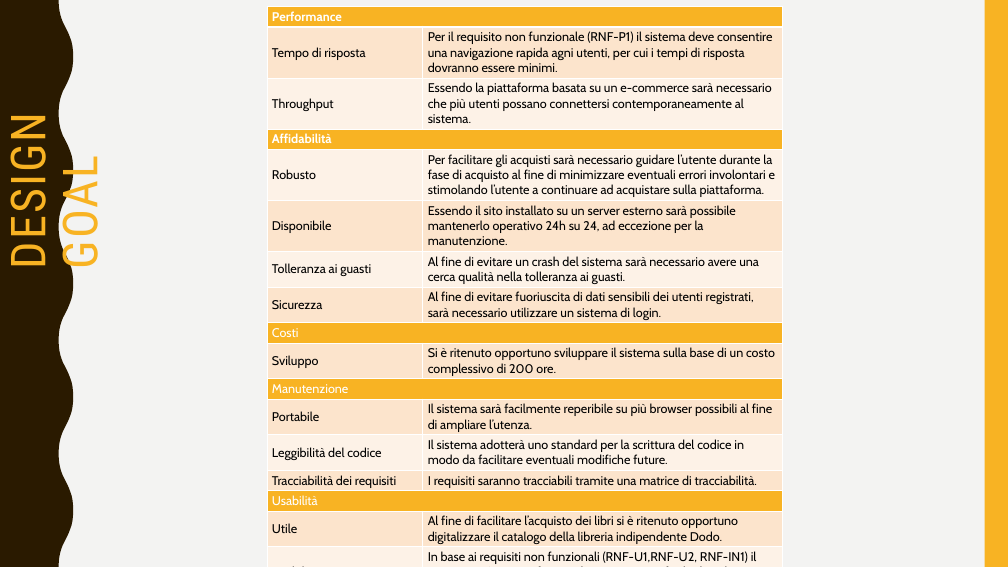
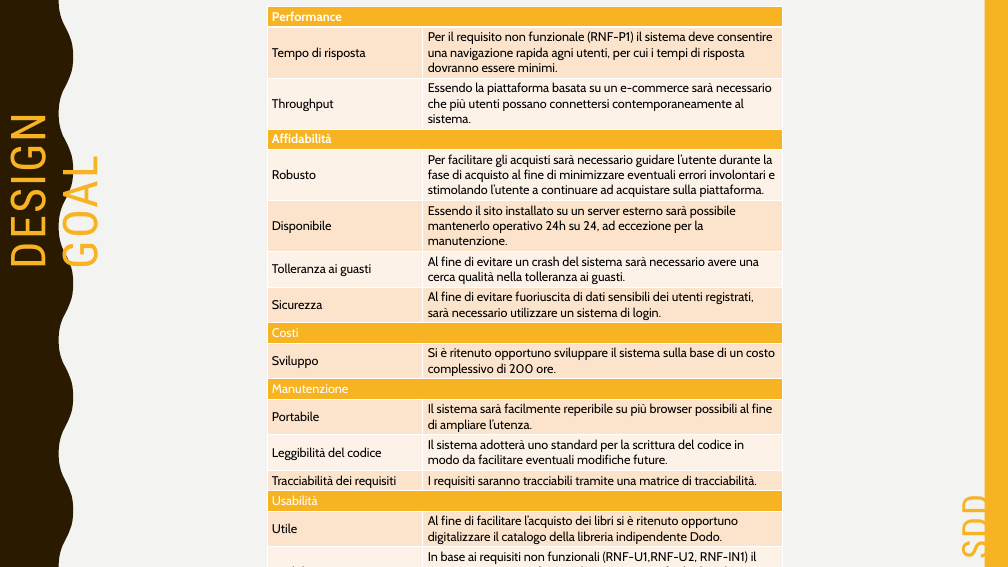
Before and after one commit to sfarina12/NC_05, a slide deck: slide 7 of Presentazione_Prima consegna/presentazione PrimaConsegna.pptx (slide 9 before the commit). Drawn at 1008x567 pixels with LibreOffice and Linux fonts; fonts in the diff are those of the drawing. Boxes give left, top, right and bottom in pixels: in the first picture for what was removed or moved away, otherwise in the second. Text is boxed around its words. In the diff, an @@ line names an element or a change of style, - is before the commit and + after.

```diff
--- a/Presentazione_Prima consegna/presentazione PrimaConsegna.pptx
+++ b/Presentazione_Prima consegna/presentazione PrimaConsegna.pptx
@@ text added at (950, 500, 999, 557), 35.1 pt, text #F8B323 @@
+SDD
```
Also in this commit, not shown: 14 other slides changed.
